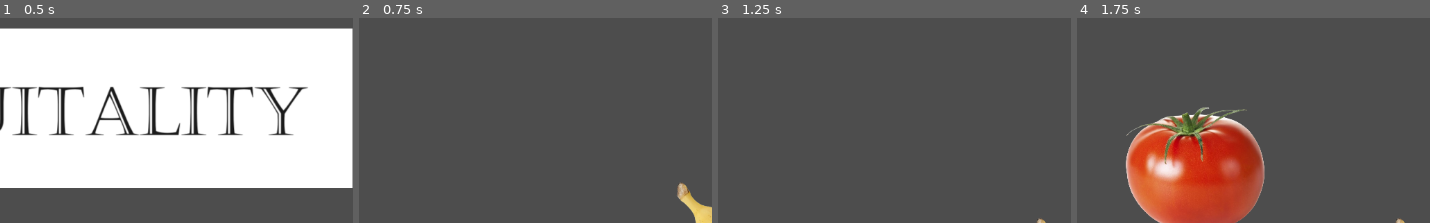
Above: before the commit, frames 1-4 (left to right).
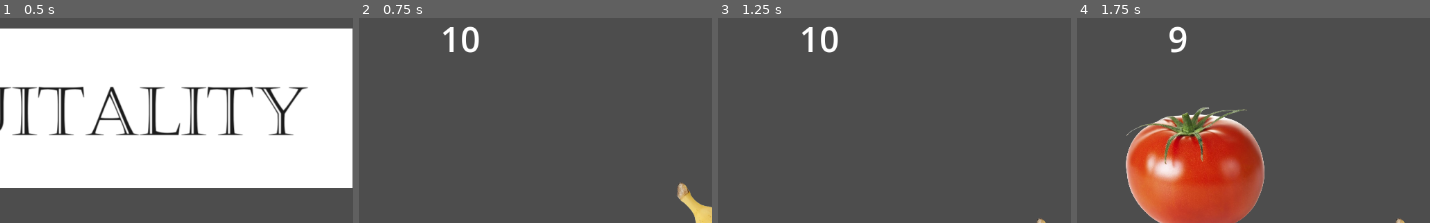
Above: after the commit, the same moments.

Repository: PZerua/ggj24_fruits
Game: Godot game, scene res://scenes/menu.tscn
The game is run twice, just before and just after one commit, with the same random seed, the same clock (stepped at 60 frames per second) and the same inputs.
Inputs:
- Up to frame 1 (0.5 s): no input
- Up to frame 2 (0.75 s): click "FIGHT" at 0.5 s
- Up to frame 3 (1.25 s): no input
- Up to frame 4 (1.75 s): tap Enter at 1.25 s; hold D (MOVE_RIGHT_1) from 1.28 s (still down); tap S (BLOCK_1) at 1.35 s; tap W (JUMP_1) at 1.52 s
The pictures show only the part of the screen within x 44-94%, y 13-63%; the shares and areas given below are measured in that part.

Frame 1 is identical in both runs. In frame 2, 0.6% of the frame differs, in the area x 23-34%, y 3-18%; in frame 3, 0.6%; in frame 4, 0.4%.

Commit message:
game loop logic

Diff:
--- a/assets/bars/bananaBar.gd
+++ b/assets/bars/bananaBar.gd
@@ -7,3 +7,5 @@
 # Called every frame. 'delta' is the elapsed time since the previous frame.
 func _process(delta):
 	value = %Banana.funny;
+	if value == 100:
+		get_tree().change_scene_to_file("res://scenes/menu.tscn")
--- a/assets/bars/tomatoBar.gd
+++ b/assets/bars/tomatoBar.gd
@@ -7,3 +7,5 @@
 # Called every frame. 'delta' is the elapsed time since the previous frame.
 func _process(delta):
 	value = %Tomato.funny;
+	if value == 100:
+		get_tree().change_scene_to_file("res://scenes/menu.tscn")
--- a/scenes/BarBanana.gd
+++ /dev/null
@@ -1,9 +0,0 @@
-extends TextureProgressBar
-
-# Called when the node enters the scene tree for the first time.
-func _ready():
-	pass # Replace with function body.
-
-# Called every frame. 'delta' is the elapsed time since the previous frame.
-func _process(delta):
-	value = %Banana.funny;
--- a/scenes/combat.gd
+++ b/scenes/combat.gd
@@ -1,11 +1,20 @@
 extends Node2D
 
+var seconds
 
 # Called when the node enters the scene tree for the first time.
 func _ready():
-	pass # Replace with function body.
-
+	seconds = 10
+	$Timer.start()
+	$Label.text = str(seconds)
 
 # Called every frame. 'delta' is the elapsed time since the previous frame.
 func _process(delta):
 	pass
+
+
+func _on_timer_timeout():
+	if seconds == 0:
+		get_tree().change_scene_to_file("res://scenes/menu.tscn")
+	seconds -= 1
+	$Label.text = str(seconds)
--- a/scenes/combat.tscn
+++ b/scenes/combat.tscn
@@ -66,4 +66,25 @@
 script = ExtResource("3_tiox5")
 metadata/_edit_use_anchors_ = true
 
+[node name="Timer" type="Timer" parent="."]
+process_callback = 0
+
+[node name="Label" type="Label" parent="."]
+anchors_preset = 8
+anchor_left = 0.5
+anchor_top = 0.5
+anchor_right = 0.5
+anchor_bottom = 0.5
+offset_left = 530.0
+offset_top = 91.0
+offset_right = 668.0
+offset_bottom = 156.0
+grow_horizontal = 2
+grow_vertical = 2
+theme_override_font_sizes/font_size = 50
+text = "60"
+horizontal_alignment = 1
+vertical_alignment = 1
+
 [connection signal="property_list_changed" from="Tomato" to="Tomato" method="_on_property_list_changed"]
+[connection signal="timeout" from="Timer" to="." method="_on_timer_timeout"]
--- a/scenes/menu.gd
+++ b/scenes/menu.gd
@@ -1,7 +1,7 @@
 extends Control
 
 var started := false
-var target_bck_volume := -18
+#var target_bck_volume := -18
 
 # Called when the node enters the scene tree for the first time.
 func _ready():
Not shown: 1 places in scenes/menu.tscn that only renumber resources
